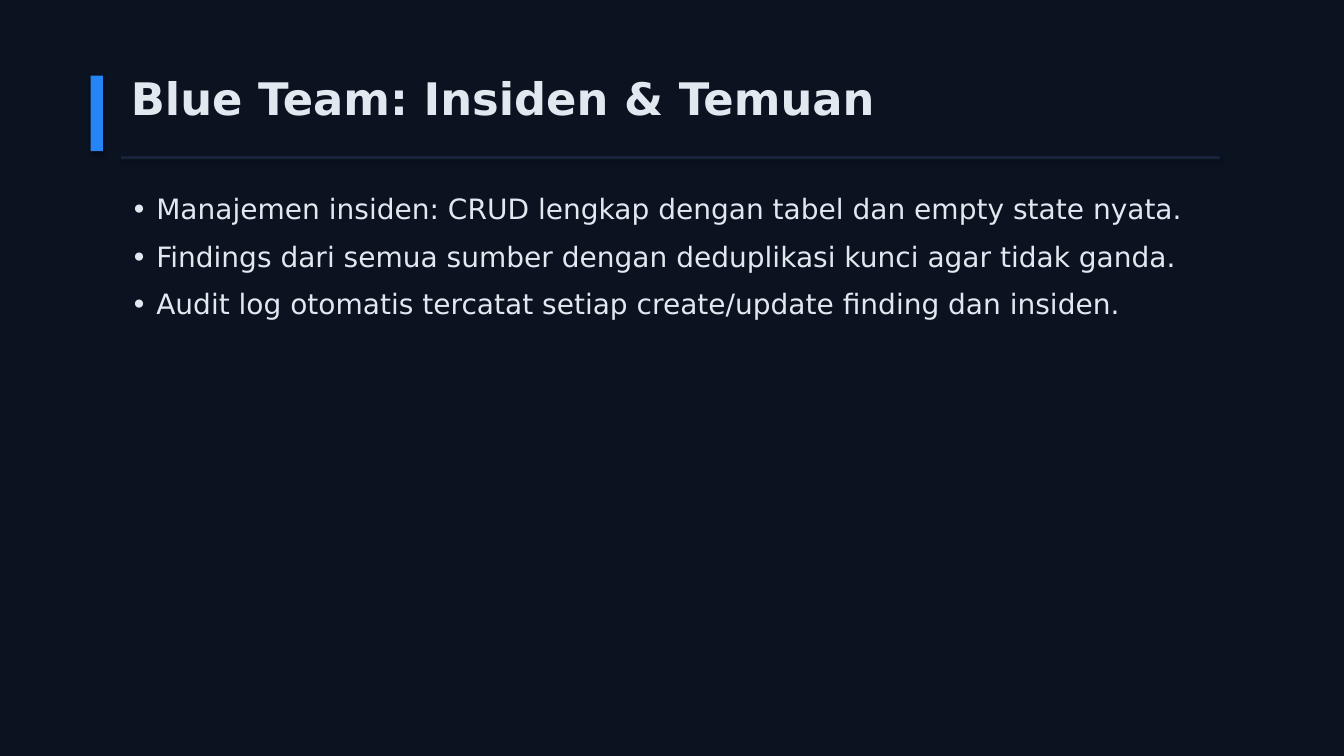
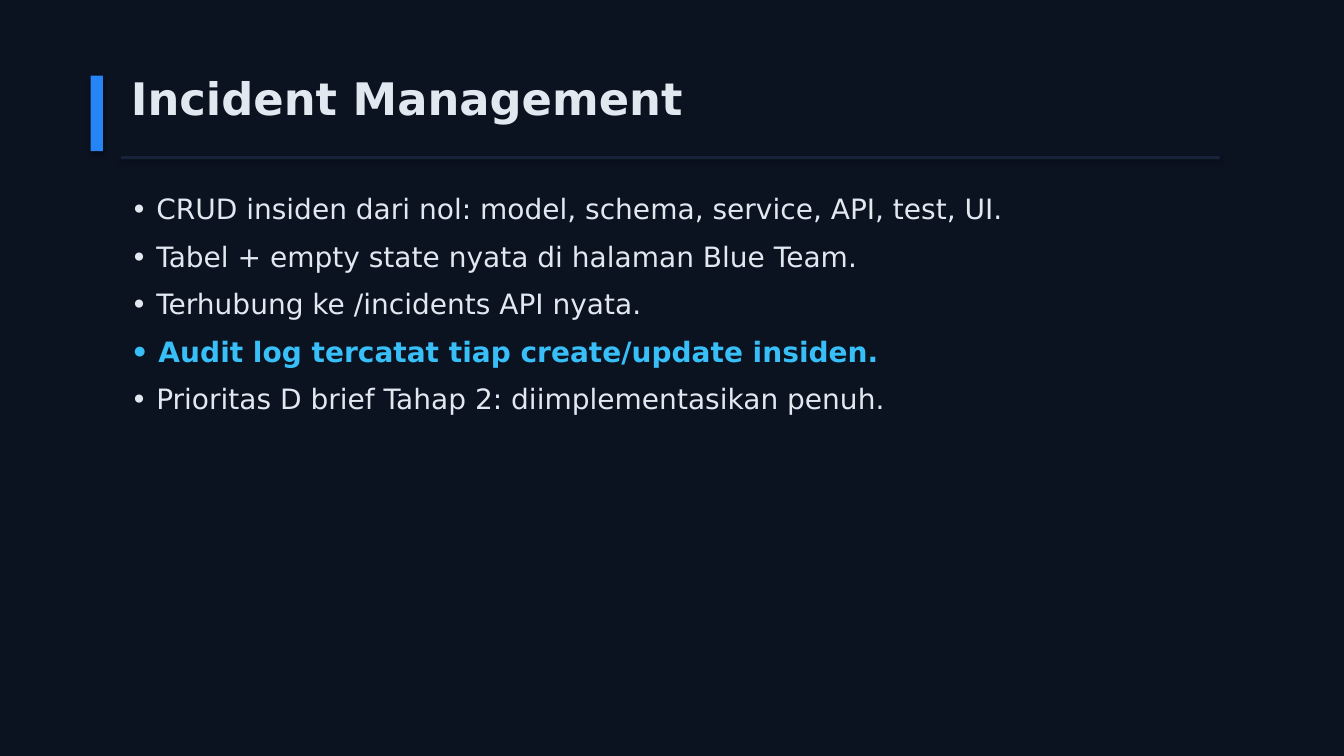
Before and after one commit to jejakmasgondrong/GARDA-CYBER, a slide deck: slide 9 of submission/GARDA-CYBER-slide-penjelasan.pptx (slide 4 before the commit). Drawn at 1344x756 pixels with LibreOffice and Linux fonts; fonts in the diff are those of the drawing. Boxes give left, top, right and bottom in pixels: in the first picture for what was removed or moved away, otherwise in the second. Text is boxed around its words. In the diff, an @@ line names an element or a change of style, - is before the commit and + after.

Commit message:
docs: slide penjelasan 19 content slide + cover dari fakta terverifikasi (PPTX regenerate, koreksi hitungan test)

```diff
--- a/submission/GARDA-CYBER-slide-penjelasan.pptx
+++ b/submission/GARDA-CYBER-slide-penjelasan.pptx
@@ text at <box>131,81,683,125</box>: text changed @@
-Blue Team: Insiden & Temuan
+Incident Management
@@ text at <box>156,197,1003,415</box>: text changed @@
-• Manajemen insiden: CRUD lengkap dengan tabel dan empty state nyata.
-• Findings dari semua sumber dengan deduplikasi kunci agar tidak ganda.
-• Audit log otomatis tercatat setiap create/update finding dan insiden.
+• CRUD insiden dari nol: model, schema, service, API, test, UI.
+• Tabel + empty state nyata di halaman Blue Team.
+• Terhubung ke /incidents API nyata.
+• Audit log tercatat tiap create/update insiden.
+• Prioritas D brief Tahap 2: diimplementasikan penuh.
```
Also in this commit, not shown: 9 other slides changed, 10 slides added, 1 slide removed, 1 other file.
